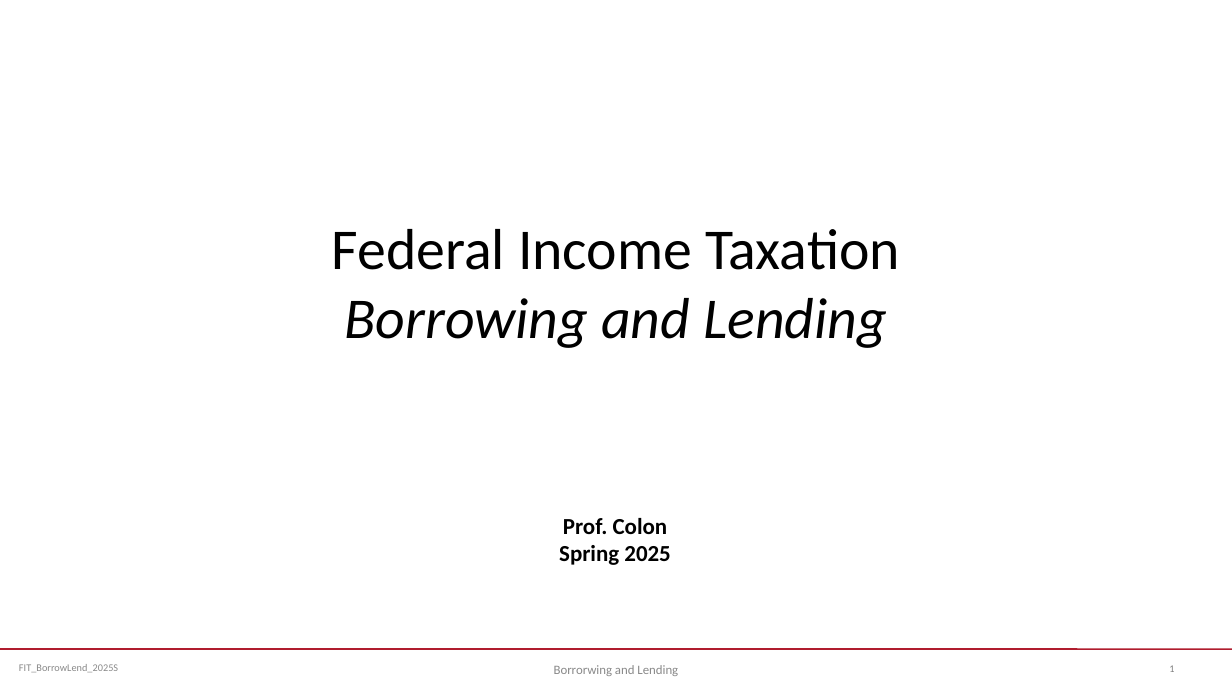
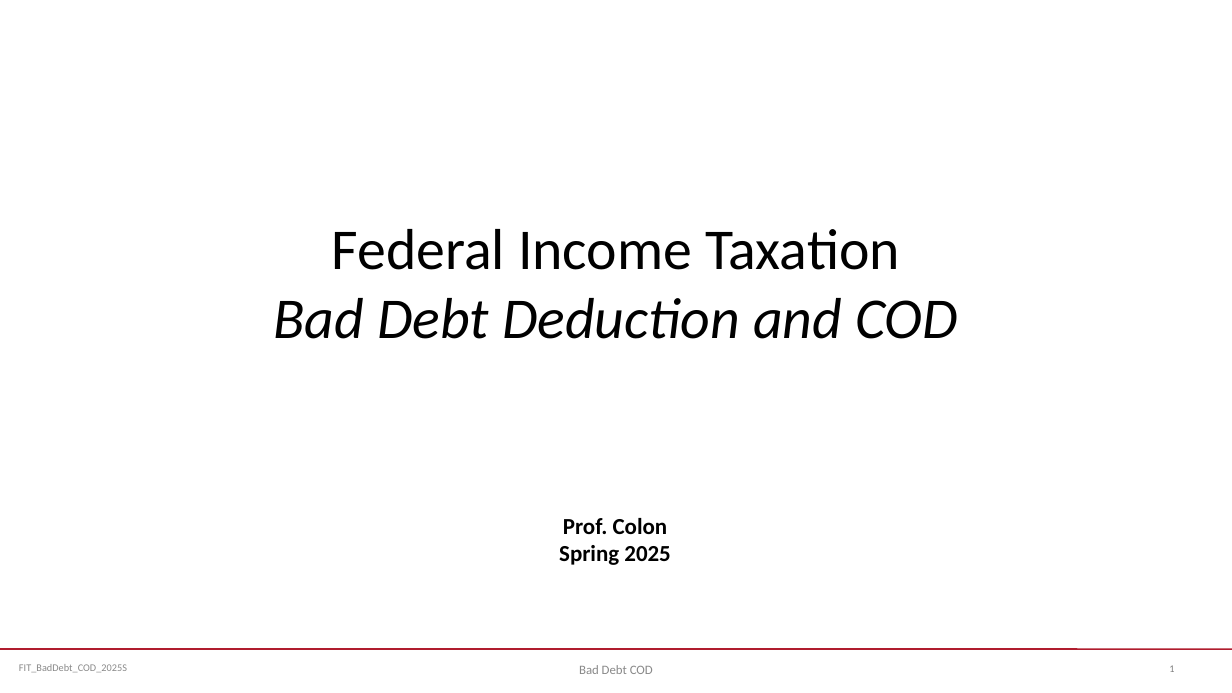
Before and after one commit to jmc877/Fed-Income-Tax, a slide deck: slide 1 of slides/FIT_BadDebt_COD_2025S.pptx. Drawn at 1232x693 pixels with LibreOffice and Linux fonts; fonts in the diff are those of the drawing. Boxes give left, top, right and bottom in pixels: in the first picture for what was removed or moved away, otherwise in the second. Text is boxed around its words. In the diff, an @@ line names an element or a change of style, - is before the commit and + after.

```diff
--- a/slides/FIT_BadDebt_COD_2025S.pptx
+++ b/slides/FIT_BadDebt_COD_2025S.pptx
@@ title at (x1=274, y1=229, x2=958, y2=339): text changed; italic on @@
-Federal Income Taxation
-Borrowing and Lending
+Federal Income Taxation
+Bad Debt Deduction and COD
@@ text at (x1=19, y1=664, x2=127, y2=673): text changed @@
-FIT_BorrowLend_2025S
+FIT_BadDebt_COD_2025S
@@ text at (x1=579, y1=665, x2=653, y2=674): text changed @@
-Borrorwing and Lending
+Bad Debt COD
```
Also in this commit, not shown: 4 other slides changed, 8 slides added, 20 slides removed, 1 other file.
